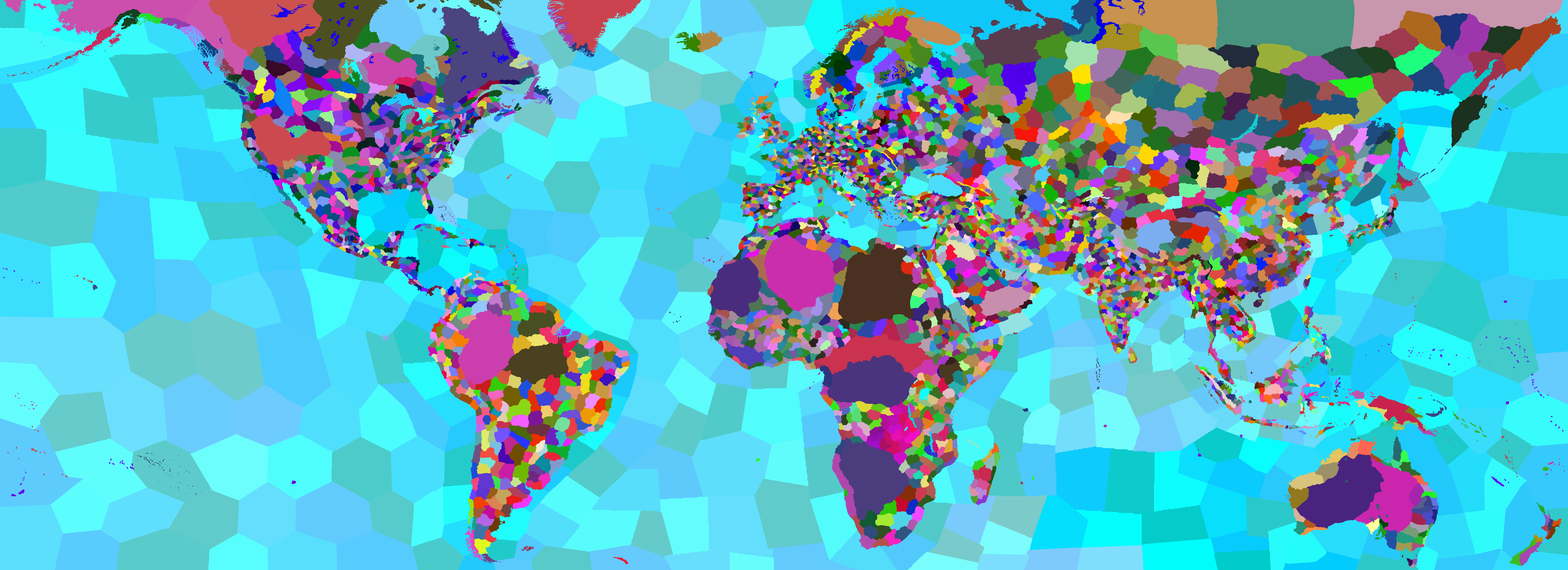
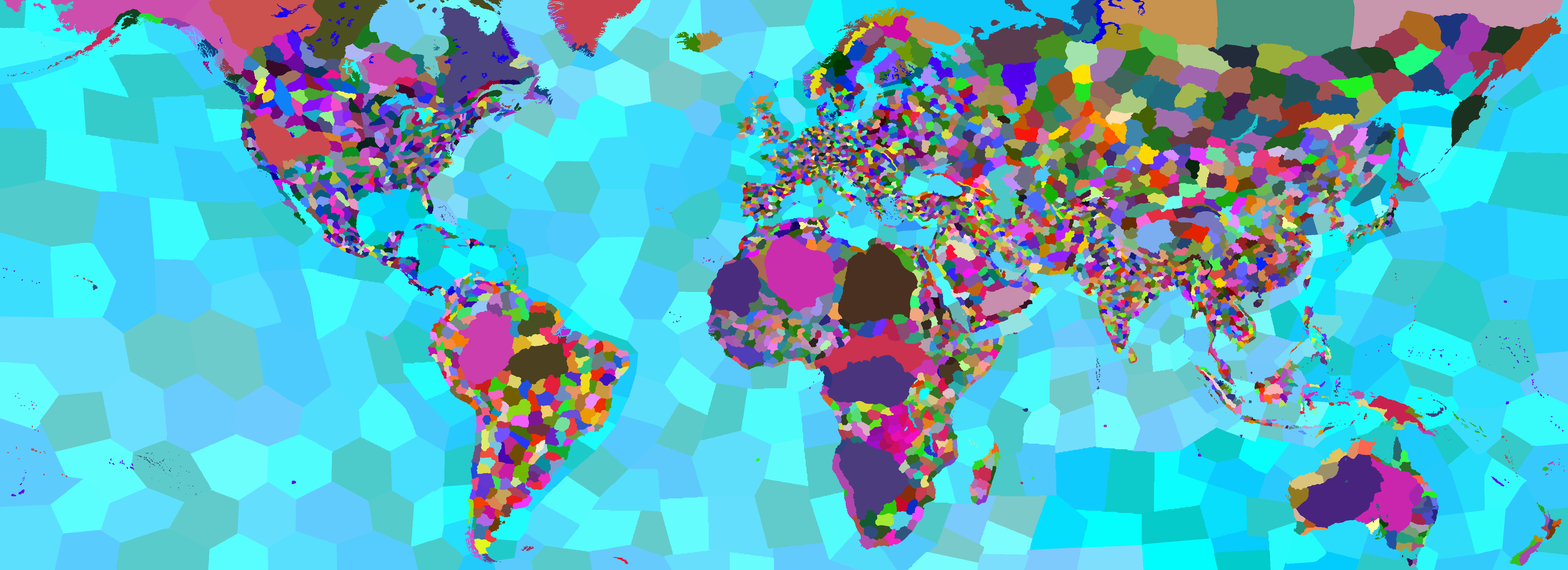
Comparing the layer stacks of the two 1568x570 images. Changes:
added layer "Egypt" above "Iberia" over [866, 243, 941, 323]